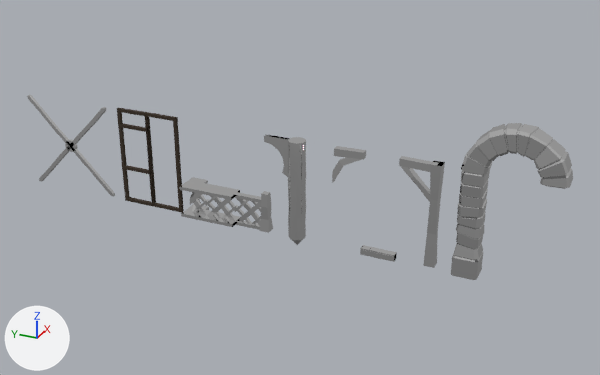
An edit to the FBX model Assets/Art/Models/Environment/Architecture/Support Beams & Pillars.fbx, drawn before and after from the same camera.
Camera for both pictures: a camera (50 mm lens) standing at (-38.61, -5.91, 11.38) and looking at (-18.74, 3.03, 1.45). The axes (+X, +Y, +Z) are drawn at lower left. The lights are the same throughout. Where no turn or scale is listed for an object, it has been applied to the vertices.

The first picture shows 'Banister', 'BanisterWide', 'BanisterWideCorner', 'PillarStone', 'PillarWood', 'StoneArch', 'SupportBeamAttachmentArched', 'SupportBeamAttachmentStraight', 'SupportBeamVertical', 'WallWoodBracer', 'WallWoodBracerCross', 'WallWoodBracerWindow'.
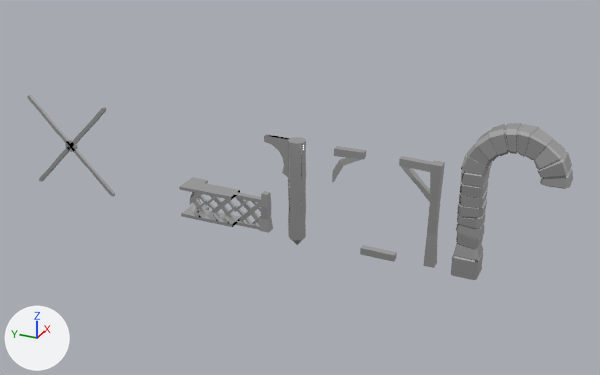
Diff of the bpy script that builds the scene:
```diff
--- a/Assets/Art/Models/Environment/Architecture/Support Beams & Pillars.fbx.py
+++ b/Assets/Art/Models/Environment/Architecture/Support Beams & Pillars.fbx.py
@@ ob_wallwoodbracer @@
-ob_wallwoodbracer = bpy.data.objects.new('WallWoodBracer', me_wallwoodbracer)
-ob_wallwoodbracer.location = (-19.0, 7.5, -0.05)
@@ ob_wallwoodbracerwindow @@
-ob_wallwoodbracerwindow = bpy.data.objects.new('WallWoodBracerWindow', me_wallwoodbracerwindow)
-ob_wallwoodbracerwindow.location = (-19.0, 8.5, -0.05)
```

Where the change shows, as pixel boxes (x1, y1, x2, y2) in the pictures (600 x 375 px):
'WallWoodBracer', deleted: before (145, 112, 184, 212)
'WallWoodBracerWindow', deleted: before (117, 108, 156, 206)
